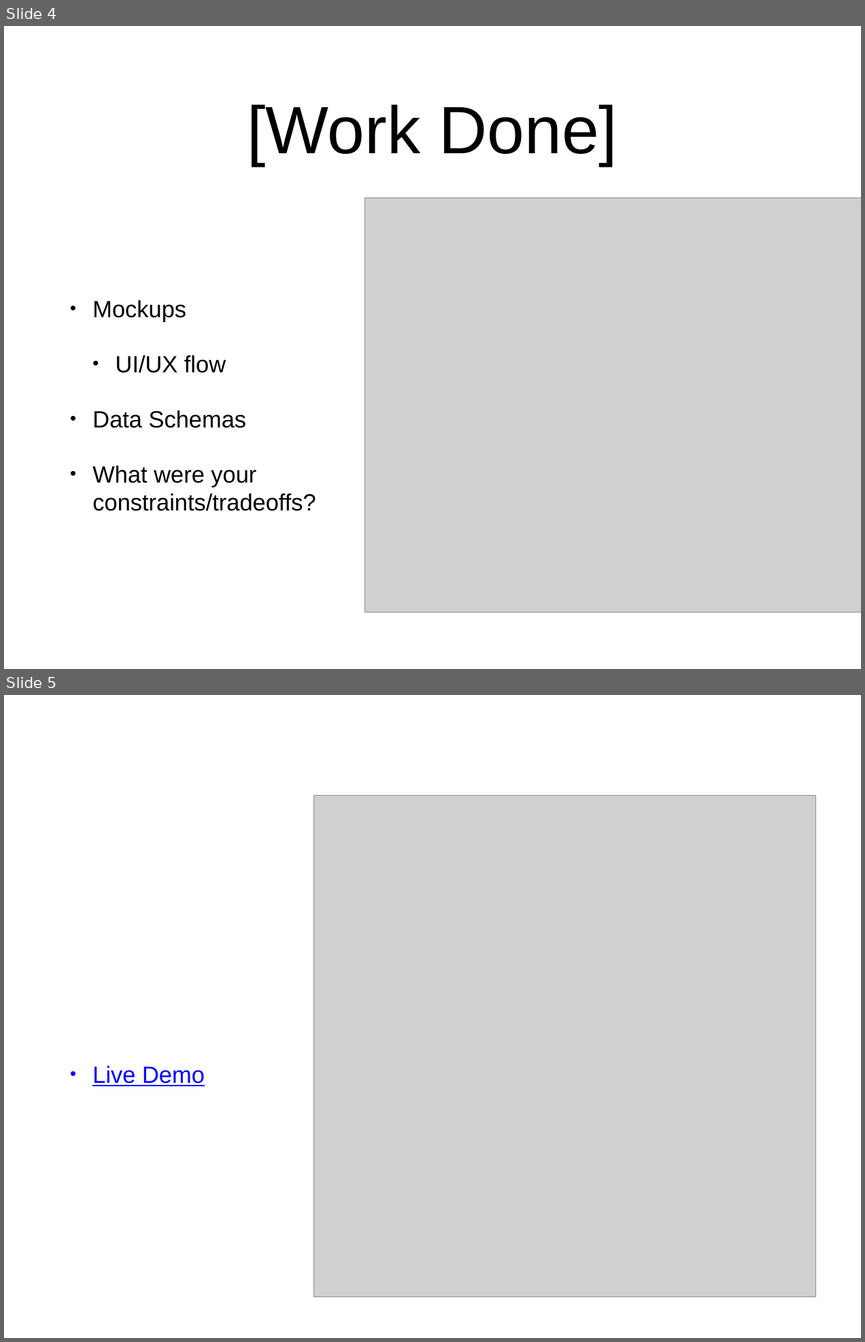
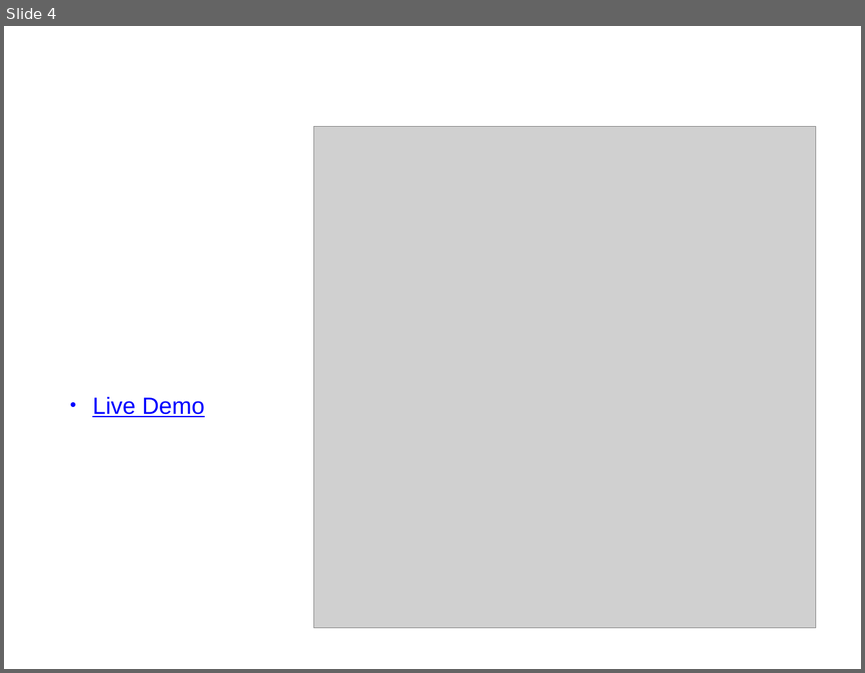
Before and after one commit to Asefaw/cuny-books, a slide deck: docs/Final-Presentaion.pptx. Shown one above the other, each under a label of ours: slides 4 and 5 before the commit, slide 4 after it. The pictures are 865x1342 and 865x673 pixels, drawn with LibreOffice and Linux fonts; fonts in the diff are those of the drawing; grey boxes stand for pictures. Boxes give left, top, right and bottom in pixels: in the first picture for what was removed or moved away, otherwise in the second. Text is boxed around its words. In the diff, an @@ line names an element or a change of style, - is before the commit and + after.

```diff
--- a/docs/Final-Presentaion.pptx
+++ b/docs/Final-Presentaion.pptx
@@ slide 4 removed at bbox=[4, 26, 861, 669], background #FFFFFF @@
@@ title removed at bbox=[247, 104, 618, 165] @@
-[Work Done]
@@ picture removed at bbox=[365, 198, 861, 612] @@
@@ text removed at bbox=[92, 300, 315, 511] @@
-• Mockups
-  • UI/UX flow
-• Data Schemas
-• What were your constraints/tradeoffs?
@@ what was slide 5 is now slide 4 @@
```
Also in this commit, not shown: 5 slides changed.
